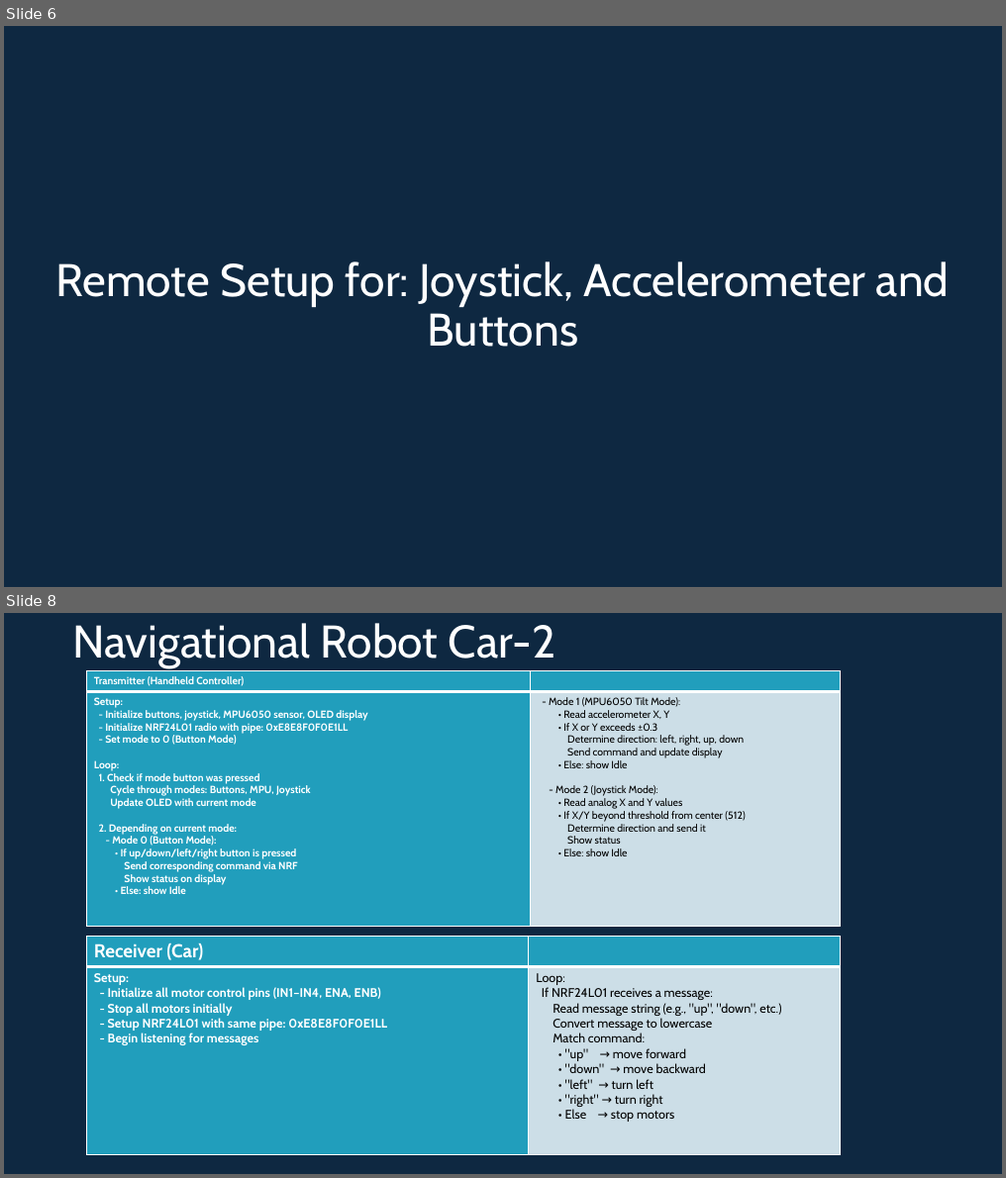
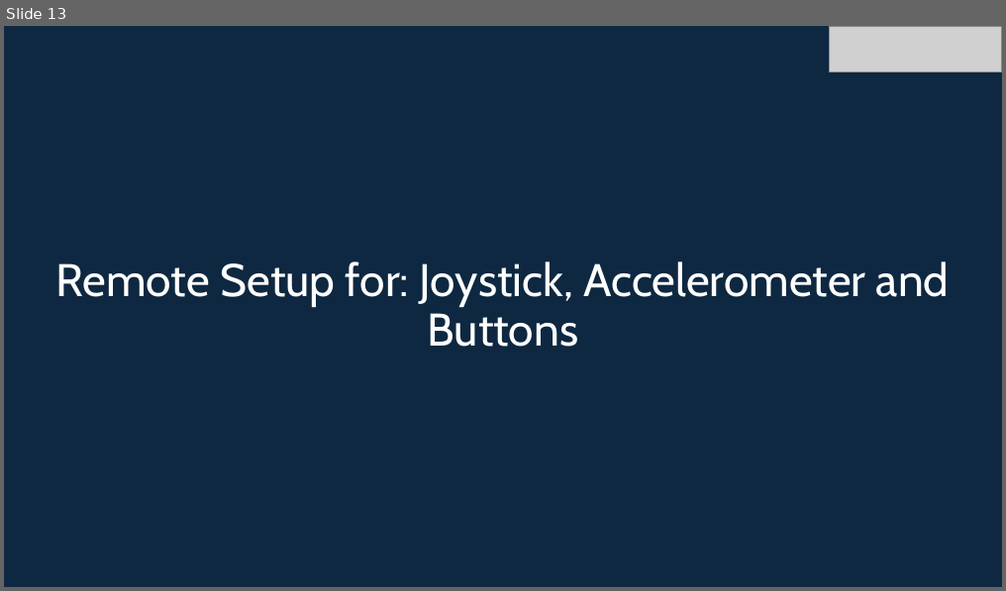
Before and after one commit to info-zas/Training, a slide deck: GPREC/05_Navigational_Robot_Car-2-Comms/ZASRobotics_Car-2.pptx. Shown one above the other, each under a label of ours: slides 6 and 8 before the commit, slide 13 after it; the slides between them are not shown. The pictures are 1006x1178 and 1006x591 pixels, drawn with LibreOffice and Linux fonts; fonts in the diff are those of the drawing; grey boxes stand for pictures. Boxes give left, top, right and bottom in pixels: in the first picture for what was removed or moved away, otherwise in the second. Text is boxed around its words. In the diff, an @@ line names an element or a change of style, - is before the commit and + after.

```diff
--- a/GPREC/05_Navigational_Robot_Car-2-Comms/ZASRobotics_Car-2.pptx
+++ b/GPREC/05_Navigational_Robot_Car-2-Comms/ZASRobotics_Car-2.pptx
@@ slide 8 removed at (4,613,1002,1174), background #0E2841 @@
@@ title removed at (72,623,556,668) @@
-Navigational Robot Car-2
@@ table removed at (86,671,841,925), 2 rows, 2 columns @@
-Transmitter (Handheld Controller) | 
-Setup: / - Initialize buttons, joystick, MPU6050 sensor, OLED display / - Initialize NRF24L01 radio with pipe: 0xE8E8F0F0E1LL / - Set mode to 0 (Button Mode) / Loop: / 1. Check if mode button was pressed / Cycle through modes: Buttons, MPU, Joystick / Update OLED with current mode / 2. Depending on current mode: / - Mode 0 (Button Mode): / • If up/down/left/right button is pressed / Send corresponding command via NRF / Show status on display / • Else: show Idle | - Mode 1 (MPU6050 Tilt Mode): / • Read accelerometer X, Y / • If X or Y exceeds ±0.3 / Determine direction: left, right, up, down / Send command and update display / • Else: show Idle / - Mode 2 (Joystick Mode): / • Read analog X and Y values / • If X/Y beyond threshold from center (512) / Determine direction and send it / Show status / • Else: show Idle
@@ table removed at (86,937,841,1156), 2 rows, 2 columns @@
-Receiver (Car) | 
-Setup: / - Initialize all motor control pins (IN1–IN4, ENA, ENB) / - Stop all motors initially / - Setup NRF24L01 with same pipe: 0xE8E8F0F0E1LL / - Begin listening for messages | Loop: / If NRF24L01 receives a message: / Read message string (e.g., "up", "down", etc.) / Convert message to lowercase / Match command: / • "up" → move forward / • "down" → move backward / • "left" → turn left / • "right" → turn right / • Else → stop motors
@@ what was slide 6 is now slide 13 @@
@@ slide 13 changed as well @@
@@ picture added at (829,26,1001,73) @@
```
Also in this commit, not shown: 7 other slides changed, 9 slides added, 3 other slides removed.
